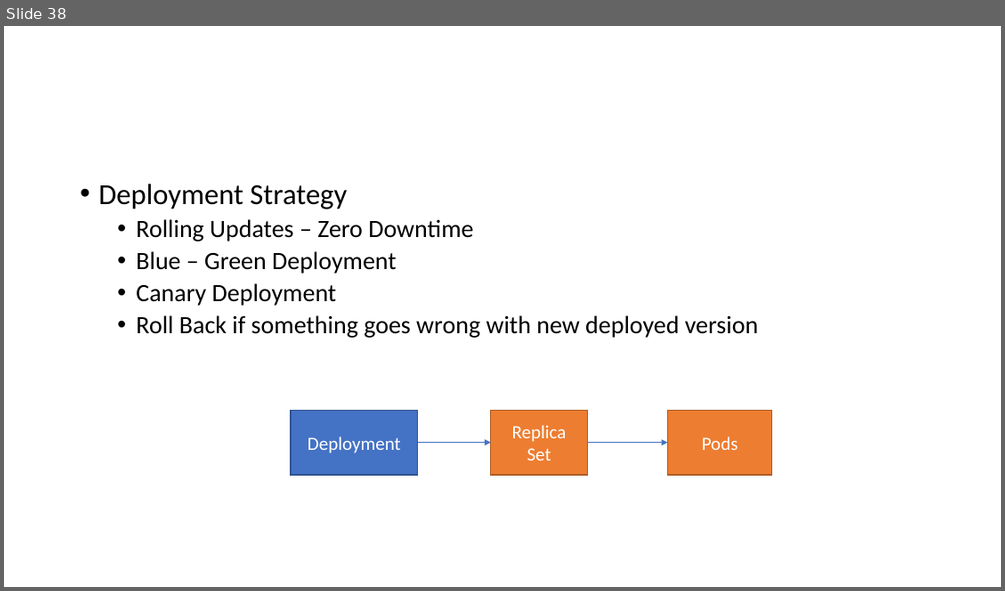
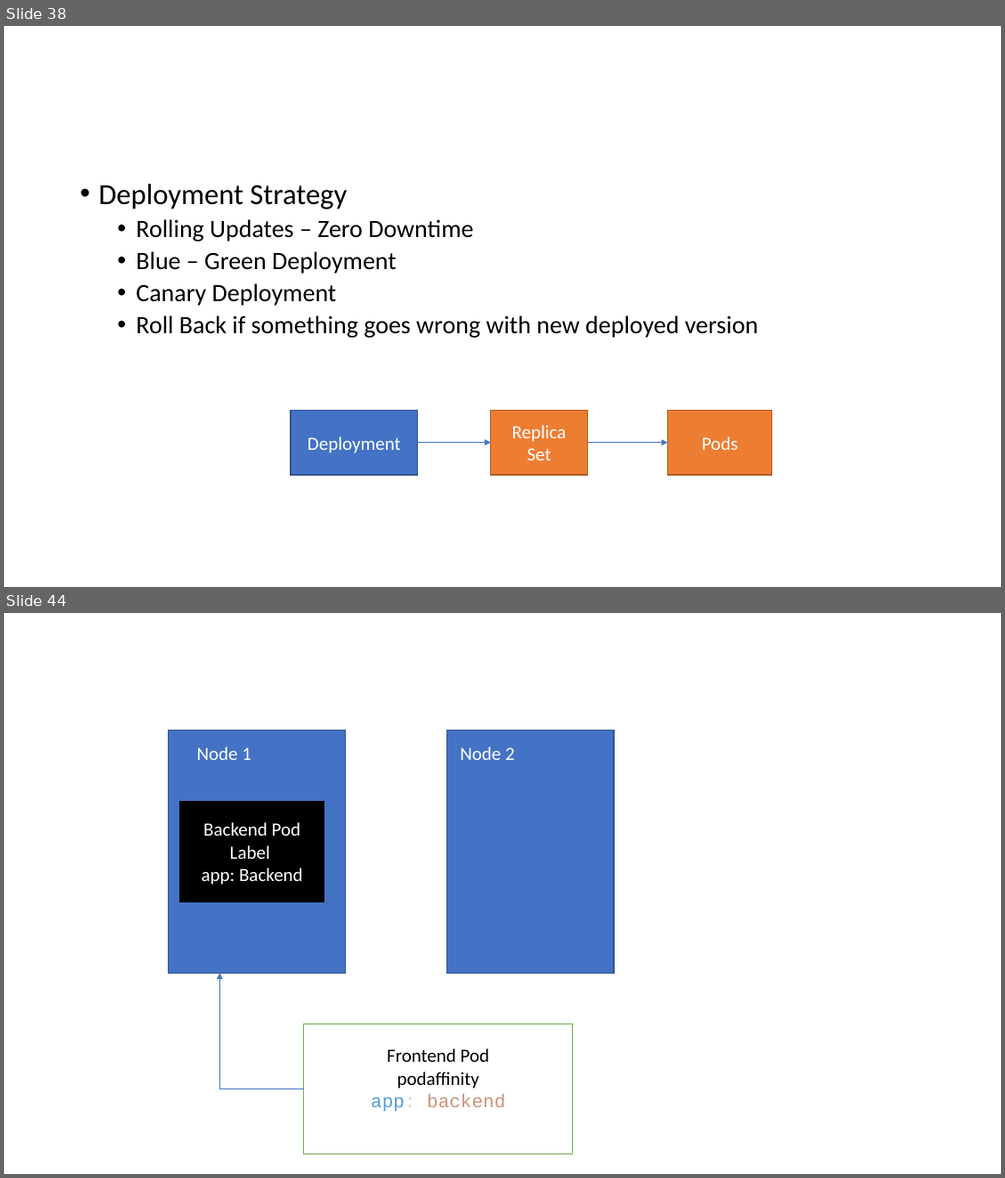
Before and after one commit to BhaveshBR/ckalab, a slide deck: WhiteBoard.pptx. Shown one above the other, each under a label of ours: slide 38 before the commit, slides 38 and 44 after it; the slides between them are not shown. The pictures are 1005x591 and 1005x1178 pixels, drawn with LibreOffice and Linux fonts; fonts in the diff are those of the drawing. Boxes give left, top, right and bottom in pixels: in the first picture for what was removed or moved away, otherwise in the second. Text is boxed around its words. In the diff, an @@ line names an element or a change of style, - is before the commit and + after.

```diff
--- a/WhiteBoard.pptx
+++ b/WhiteBoard.pptx
@@ slide 44 added at (4,613,1001,1174), background #FFFFFF @@
@@ rectangle added at (169,730,345,973), fill #4472C4, outline #325491 1 pt @@
@@ rectangle added at (447,730,615,973), fill #4472C4, outline #325491 1 pt @@
@@ text added at (197,747,251,760), 18 pt, text #FFFFFF @@
+Node 1
@@ text added at (460,747,515,760), 18 pt, text #FFFFFF @@
+Node 2
@@ rectangle added at (179,802,324,901), fill #000000, outline #000000 1 pt, 18 pt, text #FFFFFF @@
+Backend Pod
+Label
+app: Backend
@@ elbow arrow added from (304, 1088) to (220, 973), #4472C4 0.5 pt @@
@@ rectangle added at (304,1023,573,1153), fill #FFFFFF, outline #70AD47 1 pt, 18 pt, text #000000 @@
+Frontend Pod
+podaffinity
+app: backend
```
Also in this commit, not shown: 5 other slides added, 2 other files.
